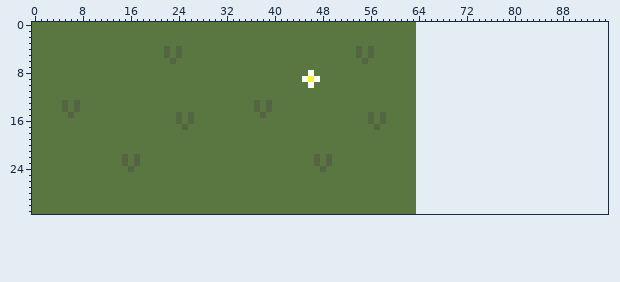
Two versions of one sprite sheet, dist/assets/tilesets/sheepfarmer-tiles.png. The picture above was drawn from the file before the commit.
The file is 64x32 pixels. The old version is drawn lined up with the new one, on the new canvas.
The same view after the edit:
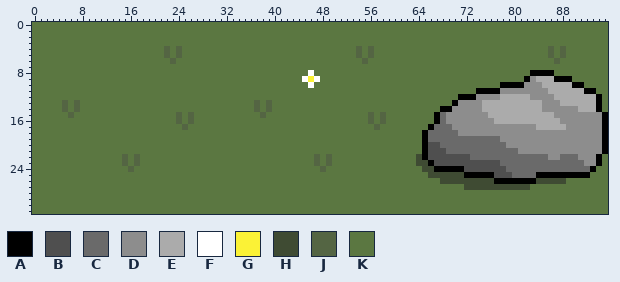
Palette (. is transparent): A #000000  B #4f4f4f  C #6a6a6a  D #8d8d8d  E #ababab  F #ffffff  G #fbf236  H #3f4b33  J #546543  K #5b7741
Difference:
canvas 64x32 -> 96x32
Changed rows in their new state; - is an unchanged pixel.
first column x 64:
 0 KKKKKKKKKKKKKKKKKKKKKKKKKKKKKKKK
 1 KKKKKKKKKKKKKKKKKKKKKKKKKKKKKKKK
 2 KKKKKKKKKKKKKKKKKKKKKKKKKKKKKKKK
 3 KKKKKKKKKKKKKKKKKKKKKKKKKKKKKKKK
 4 KKKKKKKKKKKKKKKKKKKKKKJKJKKKKKKK
 5 KKKKKKKKKKKKKKKKKKKKKKJKJKKKKKKK
 6 KKKKKKKKKKKKKKKKKKKKKKKJKKKKKKKK
 7 KKKKKKKKKKKKKKKKKKKKKKKKKKKKKKKK
 8 KKKKKKKKKKKKKKKKKKKAAAAKKKKKKKKK
 9 KKKKKKKKKKKKKKKKKKADEEEAAAKKKKKK
10 KKKKKKKKKKKKKKAAAADDDEEEEEAAKKKK
11 KKKKKKKKKKAAAADDDDDDDDEEEEEEAAKK
12 KKKKKKKAAADDDDEEEEEDDDDEEEEEEEAK
13 KKKKKKADDDDEEEEEEEEEEDDDEEEEEEAK
14 KKKKAADDDDDEEEEEEEEEEDDDDDDEEEAK
15 KKKACDDDDDDDEEEEEEEEEEEDDDDDDDDA
16 KKKACDDDDDDDDEEEEEEEEEEEDDDDDDDA
17 KKACCCDDDDDDDDDDDDDDEEEEEDDDDDDA
18 KACCCCCDDDDDDDDDDDDDDDDDDDDDDDDA
19 KACCCCCCCCCCCCDDDDDDDDDDDDDDDDDA
20 KABBCCCCCCCCCCCDDDDDDDDDDDDDDDDA
21 KABBBCCCCCCCCCCCCDDDDDDDDDDDDDDA
22 HABBBBBBBCCCCCCCCCCCCCDDCCCDDDAK
23 HHABBBBBBBBBBBCCCCCCCCCCCCCCDDAK
24 KHHAAAAABBBBBBBCCCCCCCCCCCCCCAKK
25 KKHHHHHHAAAAABBBCCCCAAAAAAAAAKKK
26 KKKKHHHHHHHHHAAAAAAAHHHHHKKKKKKK
27 KKKKKKKKHHHHHHHHHHHKKKKKKKKKKKKK
28 KKKKKKKKKKKKKKKKKKKKKKKKKKKKKKKK
29 KKKKKKKKKKKKKKKKKKKKKKKKKKKKKKKK
30 KKKKKKKKKKKKKKKKKKKKKKKKKKKKKKKK
31 KKKKKKKKKKKKKKKKKKKKKKKKKKKKKKKK
Where, in picture pixels (left, top, right, bottom), the same in both pictures:
added: (416, 22, 608, 214)
